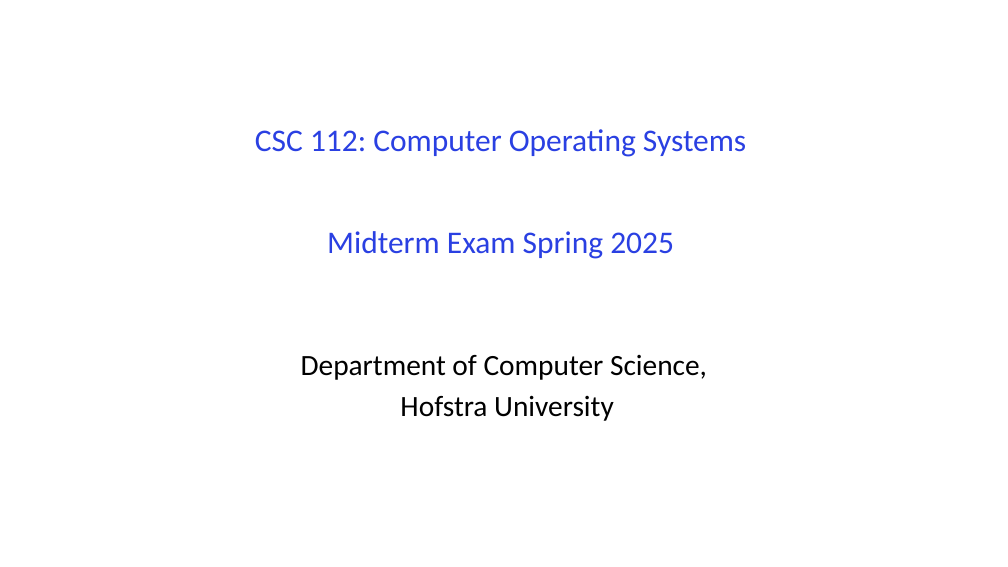
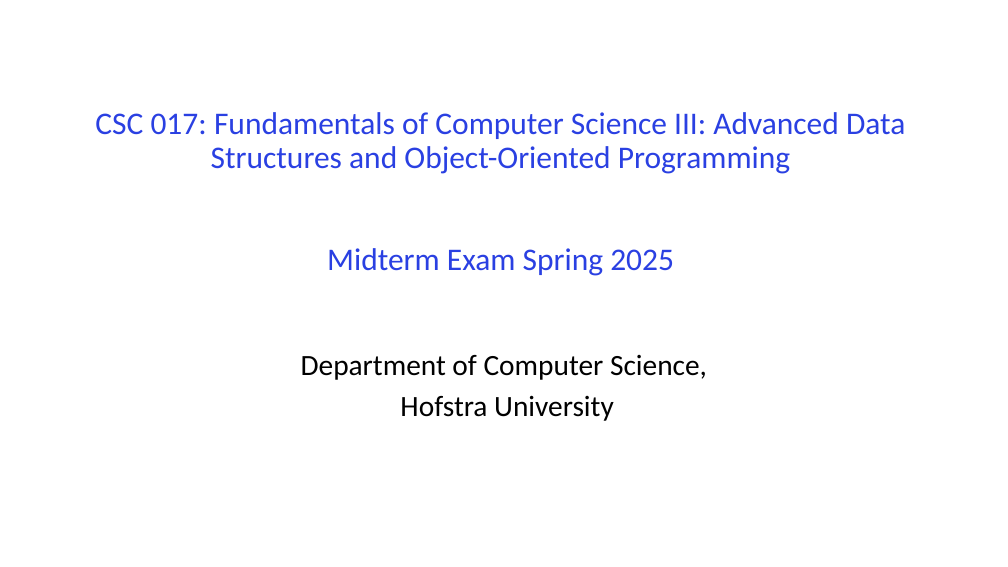
Before and after one commit to guhofstra/CSC111Fa25, a slide deck: slide 1 of PPTs/Exam/CSC017 MidtermExam Sp2025 ANS.pptx. Drawn at 1008x567 pixels with LibreOffice and Linux fonts; fonts in the diff are those of the drawing. Boxes give left, top, right and bottom in pixels: in the first picture for what was removed or moved away, otherwise in the second. Text is boxed around its words. In the diff, an @@ line names an element or a change of style, - is before the commit and + after.

```diff
--- a/PPTs/Exam/CSC017 MidtermExam Sp2025 ANS.pptx
+++ b/PPTs/Exam/CSC017 MidtermExam Sp2025 ANS.pptx
@@ title at [95, 112, 905, 276]: text changed @@
-CSC 112: Computer Operating Systems
-Midterm Exam Spring 2025
+CSC 017: Fundamentals of Computer Science III: Advanced Data Structures and Object-Oriented Programming
+Midterm Exam Spring 2025
```
Also in this commit, not shown: 5 other files.
